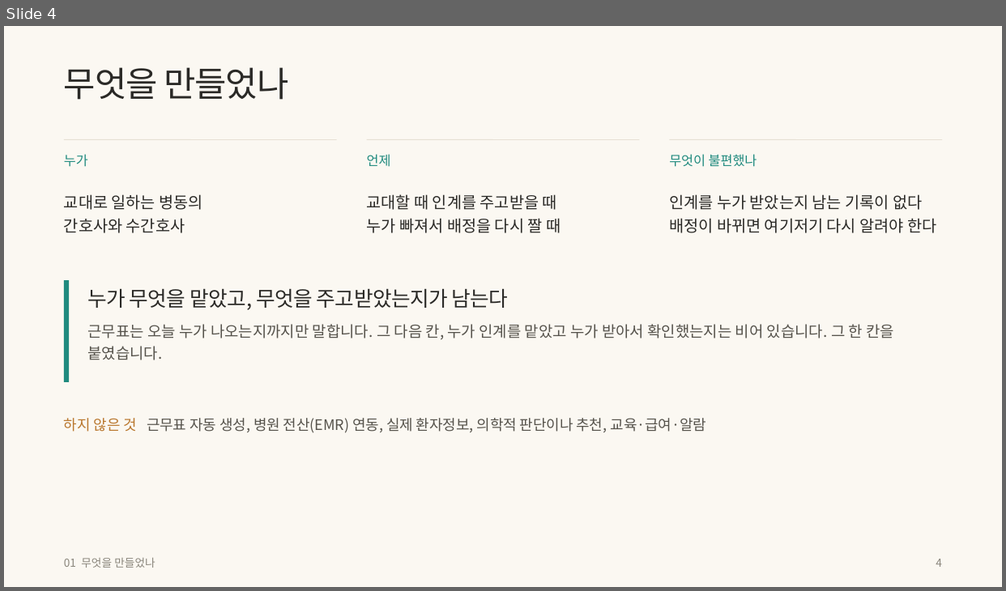
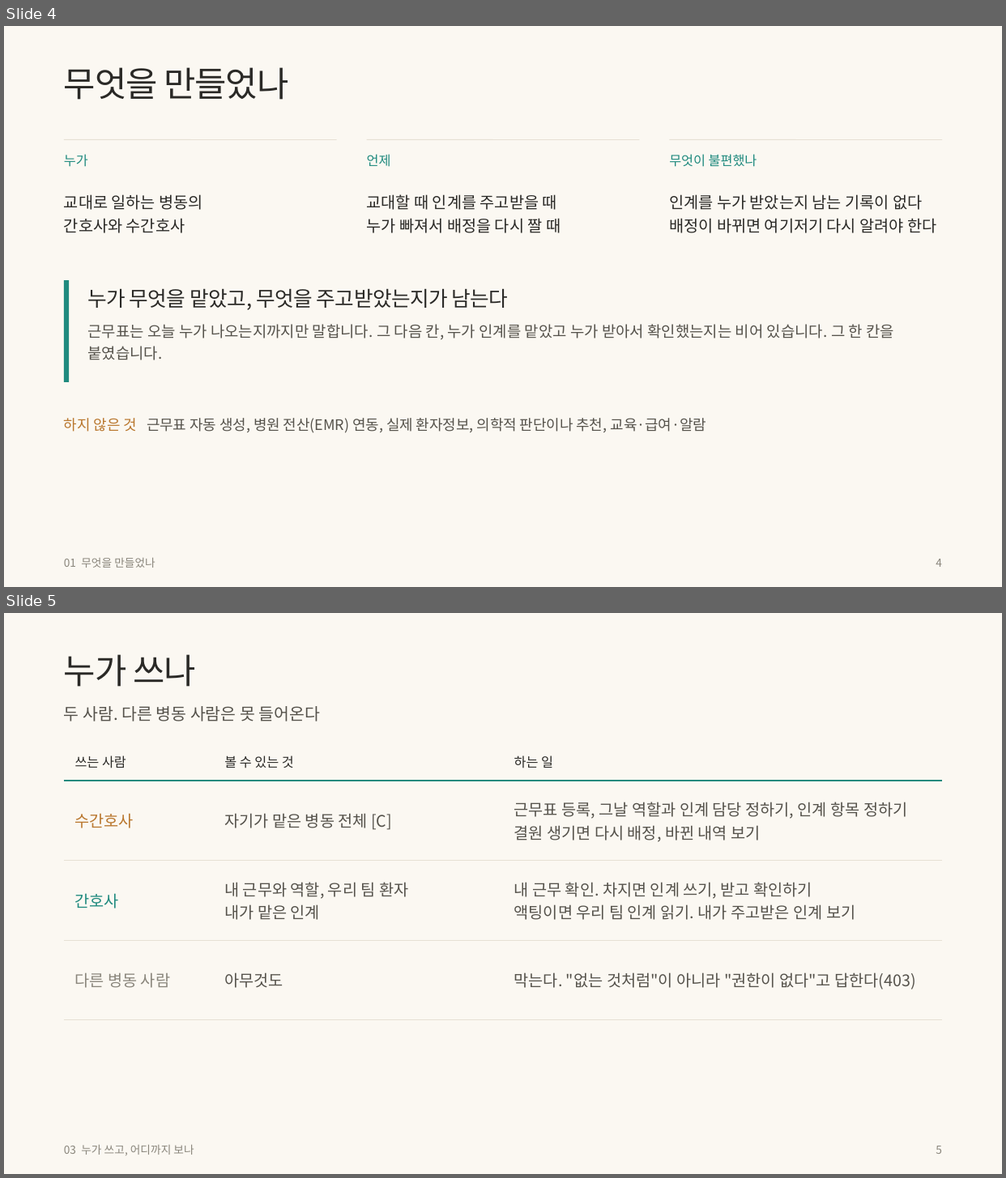
Before and after one commit to wodnjs2020136144/skala-webservice-mini, a slide deck: deliverables/10반_황재원_너와나의인계고리-발표용.pptx. Shown one above the other, each under a label of ours: slide 4 before the commit, slides 4 and 5 after it. The pictures are 1006x591 and 1006x1178 pixels, drawn with LibreOffice and Linux fonts; fonts in the diff are those of the drawing. Boxes give left, top, right and bottom in pixels: in the first picture for what was removed or moved away, otherwise in the second. Text is boxed around its words. In the diff, an @@ line names an element or a change of style, - is before the commit and + after.

```diff
--- a/deliverables/10반_황재원_너와나의인계고리-발표용.pptx
+++ b/deliverables/10반_황재원_너와나의인계고리-발표용.pptx
@@ slide 5 added at [4, 613, 1002, 1174], background #FBF8F2 @@
@@ text added at [64, 654, 196, 687], 25 pt, text #2A2926 @@
+누가 쓰나
@@ text added at [64, 706, 320, 722], 12 pt, text #55524B @@
+두 사람. 다른 병동 사람은 못 들어온다
@@ table added at [64, 743, 942, 993], 4 rows, 3 columns @@
+쓰는 사람 | 볼 수 있는 것 | 하는 일
+수간호사 | 자기가 맡은 병동 전체 [C] | 근무표 등록, 그날 역할과 인계 담당 정하기, 인계 항목 정하기 / 결원 생기면 다시 배정, 바뀐 내역 보기
+간호사 | 내 근무와 역할, 우리 팀 환자 / 내가 맡은 인계 | 내 근무 확인. 차지면 인계 쓰기, 받고 확인하기 / 액팅이면 우리 팀 인계 읽기. 내가 주고받은 인계 보기
+다른 병동 사람 | 아무것도 | 막는다. "없는 것처럼"이 아니라 "권한이 없다"고 답한다(403)
@@ text added at [64, 1145, 194, 1156], 8 pt, text #8A867C @@
+03 누가 쓰고, 어디까지 보나
@@ text added at [936, 1146, 942, 1154], 8 pt, text #8A867C @@
+5
```
Also in this commit, not shown: 9 slides changed, 5 other slides added, 6 other files.
